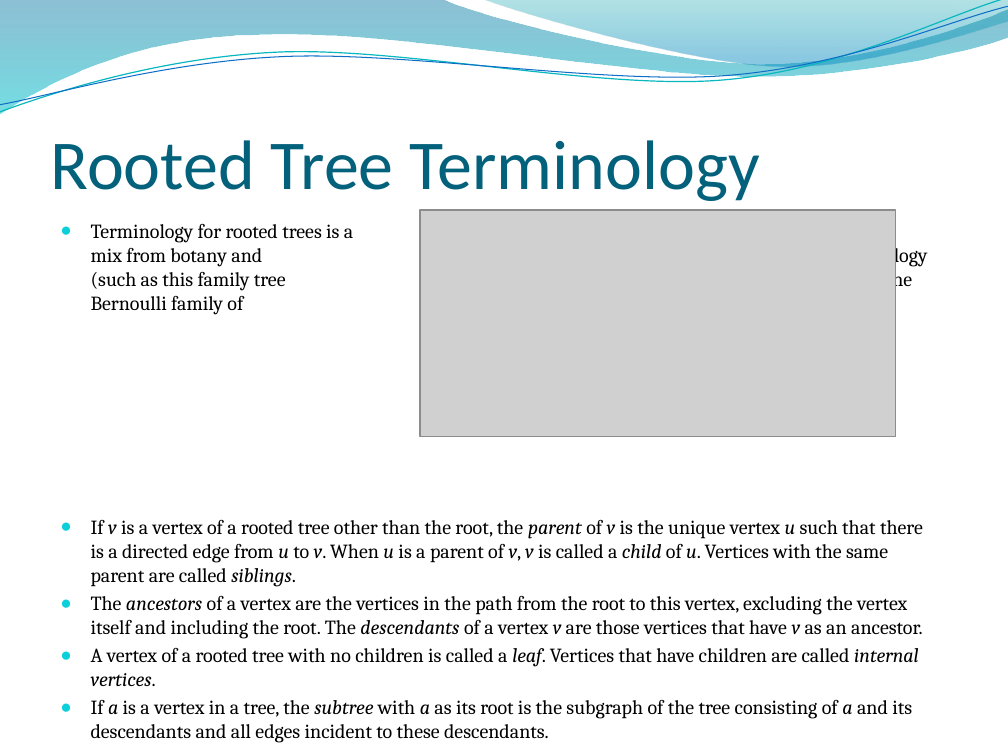
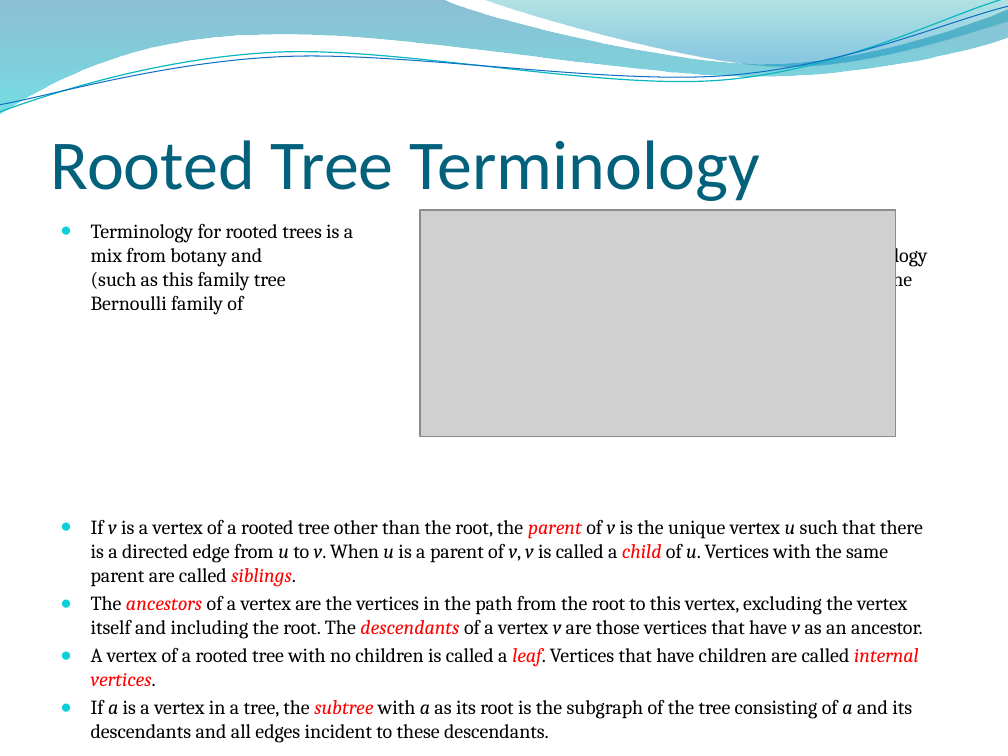
Before and after one commit to lin-chen-GA/lin-chen-GA.github.io, a slide deck: slide 7 of cs2620/slides/cs2620_notes11.pptx. Drawn at 1008x756 pixels with LibreOffice and Linux fonts; fonts in the diff are those of the drawing; grey boxes stand for pictures; background and template pictures are left out. Boxes give left, top, right and bottom in pixels: in the first picture for what was removed or moved away, otherwise in the second. Text is boxed around its words. In the diff, an @@ line names an element or a change of style, - is before the commit and + after.

```diff
--- a/cs2620/slides/cs2620_notes11.pptx
+++ b/cs2620/slides/cs2620_notes11.pptx
@@ text at (x1=91, y1=520, x2=923, y2=743): text colour #000000 to #FF0000 in "parent child siblings.", "ancestors descendants", "leaf. internal vertices.", "subtree" @@
```
Also in this commit, not shown: 3 other slides changed, 1 other file.
